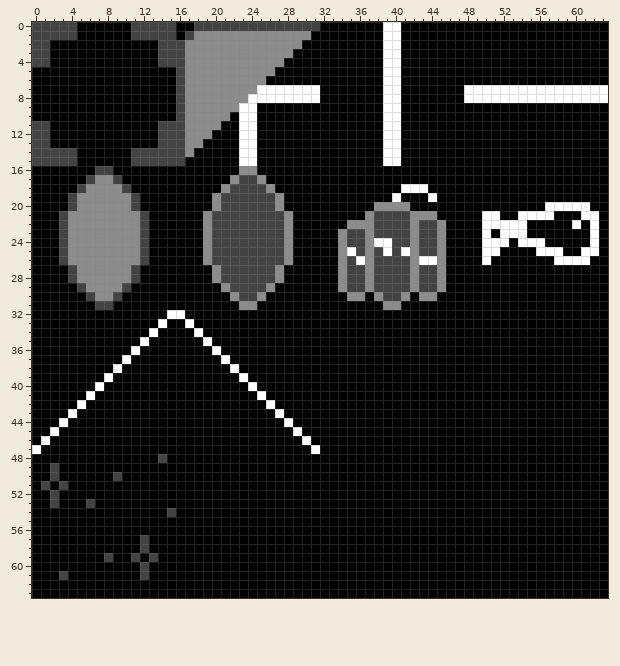
A pixel-art file gets an edit: game/assets/spritesheet-2bit.aseprite. Above is the file before it was changed.
64x64 pixels, 1 frame.
Once edited:
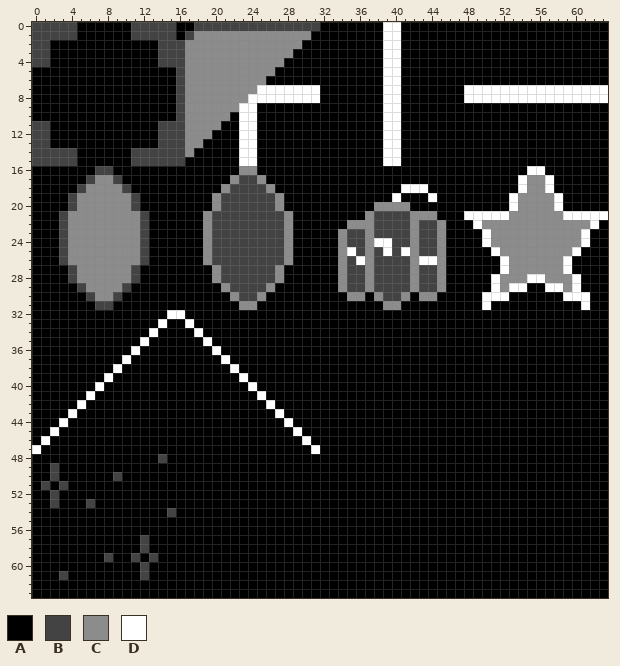
Palette (. is transparent): A #000000  B #434343  C #8c8c8c  D #ffffff
What changed:
Layer "Layer 3":
y 16: x 55..56 AA -> DD
y 17..18: x 54..57 AAAA -> DCCD
y 19: x 53..58 AAAAAA -> DCCCCD
y 20: x 53..57 AAAAD -> DCCCC; x 59..61 DDD -> AAA
y 21: x 48..49 AA -> DD; x 52..60 AADDDDAAA -> DCCCCCCDD; x 63 A -> D
y 22: x 49..61 ADDDDDAAAAADA -> DCCCCCCCCCCCC
y 23: x 51..62 ADDDAAAAAAAD -> CCCCCCCCCCDA
y 24: x 51..62 DDADDDAAAAAD -> CCCCCCCCCCDA
y 25: x 50 D -> A; x 52..62 AAAADDDAADD -> CCCCCCCCDAA
y 26: x 50 D -> A; x 52..58 AAAAAAD -> DCCCCCC; x 60..61 DD -> AA
y 27: x 52..59 AAAAAAAA -> DCCCCCCD
y 28: x 51..60 AAAAAAAAAA -> DCCCDDCCCD
y 29: x 51..54 AAAA -> DCDD; x 57..60 AAAA -> DDCD
y 30: x 50..52 AAA -> DDD; x 59..61 AAA -> DDD
y 31: x 50 A -> D; x 61 A -> D
